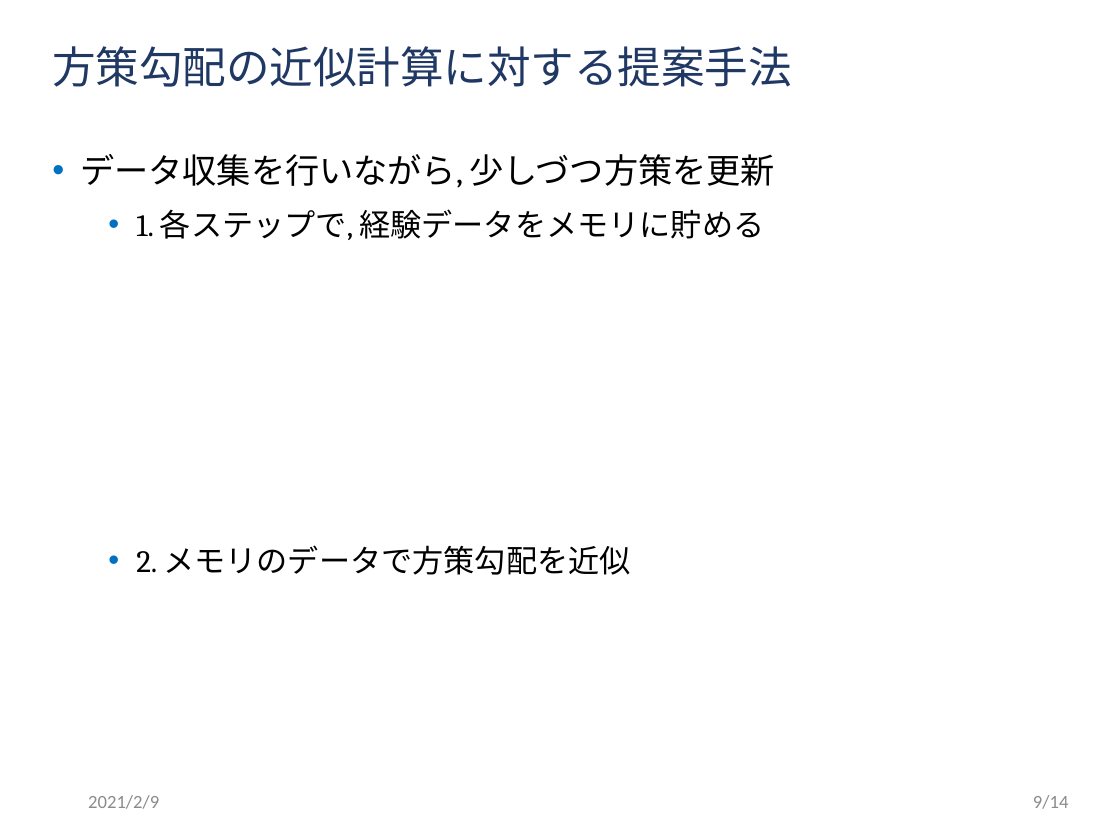
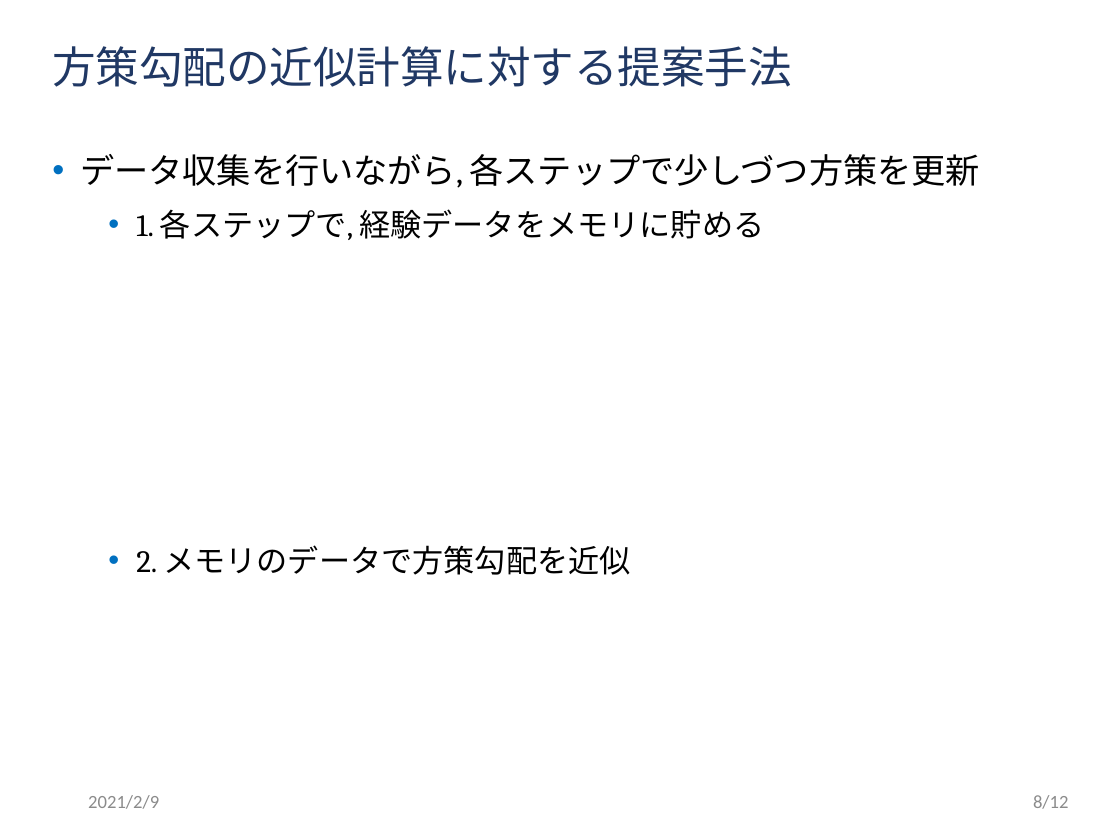
Before and after one commit to ibuki1024/thesis, a slide deck: slide 10 of slide/master.pptx. Drawn at 1120x840 pixels with LibreOffice and Linux fonts; fonts in the diff are those of the drawing; background and template pictures are left out. Boxes give left, top, right and bottom in pixels: in the first picture for what was removed or moved away, otherwise in the second. Text is boxed around its words. In the diff, an @@ line names an element or a change of style, - is before the commit and + after.

```diff
--- a/slide/master.pptx
+++ b/slide/master.pptx
@@ text at (x1=80, y1=154, x2=980, y2=188): text changed @@
-• データ収集を行いながら, 少しづつ方策を更新
+• データ収集を行いながら, 各ステップで少しづつ方策を更新
@@ text at (x1=1033, y1=795, x2=1069, y2=809): text changed @@
-9/14
+8/12
```
Also in this commit, not shown: 14 other slides changed.
